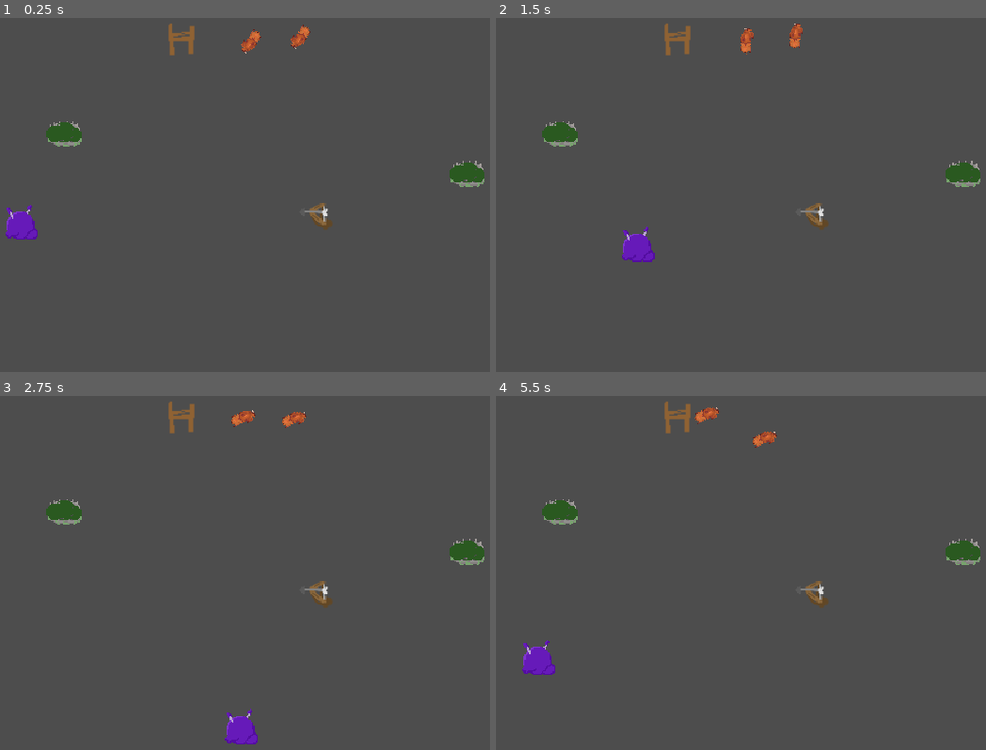
Above: before the commit, frames 1-4 (two rows, left to right).
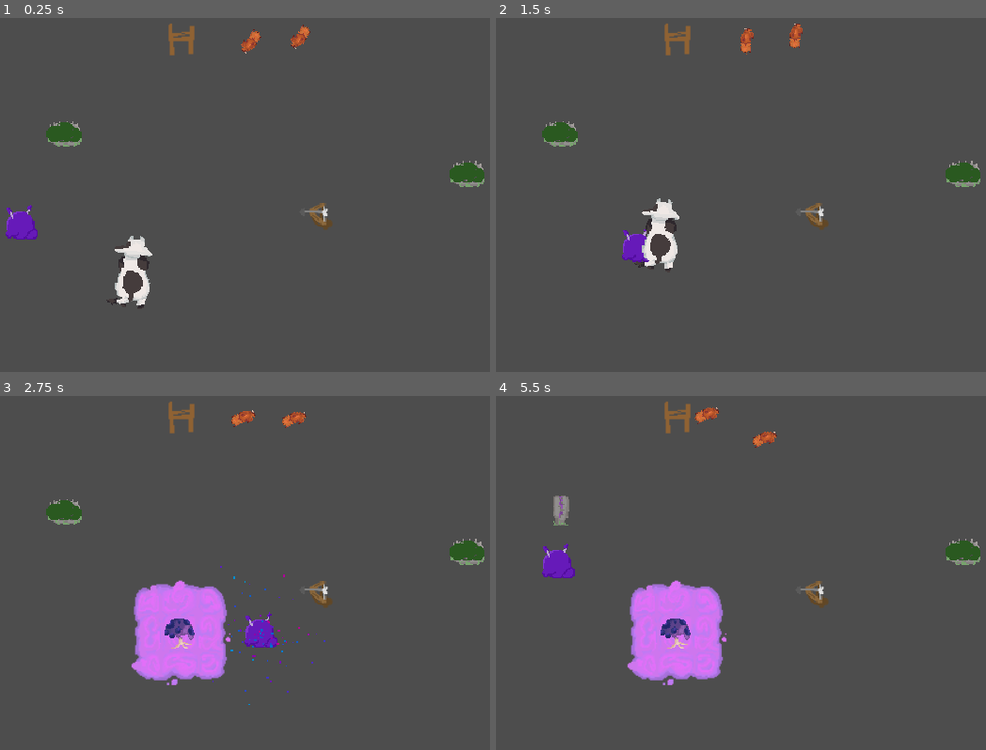
Above: after the commit, the same moments.

Repository: nbucci4325/jamsepticeye
Game: Godot game, scene res://TEST JOSHUA/Scenes/TestingLevel(s)/testing_level.tscn
The game is run twice, just before and just after one commit, with the same random seed, the same clock (stepped at 60 frames per second) and the same inputs. This scene is started directly instead of the project's main scene.
Inputs (mouse positions are in pixels of both pictures, inside the frame that each line leads up to):
- Up to frame 1 (0.25 s): no input
- Up to frame 2 (1.5 s): move the mouse to (951, 152) at 0.52 s; hold Right (RIGHT) 0.53-1.28 s; tap Space (Infect) at 0.6 s; move the mouse to (633, 195) at 1.27 s; hold Down (DOWN) from 1.28 s (still down); tap E (Action) at 1.35 s
- Up to frame 3 (2.75 s): tap Space (Infect) at 1.55, 2.1 s; move the mouse to (362, 459) at 2.02 s; release Down (DOWN) at 2.03 s; hold Right (RIGHT) from 2.03 s (still down)
- Up to frame 4 (5.5 s): move the mouse to (745, 636) at 2.77 s; release Right (RIGHT) at 2.78 s; hold Up (UP) 2.78-3.53 s; tap Space (Infect) at 2.85, 3.8, 4.35, 5.1 s; move the mouse to (outside the picture) at 3.52 s; hold E (Action) 3.53-4.28 s; hold Left (LEFT) 3.53-5.03 s; move the mouse to (559, 488) at 4.27 s; move the mouse to (824, 551) at 5.02 s; hold Down (DOWN) from 5.03 s (still down)

The runs differ from the first frame. In frame 1, 0.8% of the frame differs, in the area x 21-32%, y 61-82%; in frame 2, 0.8%; in frame 3, 5.8%; in frame 4, 6.2%, in the area x 5-48%, y 28-82%.

Commit message:
Added in hit indicator flash on Gurt, started working on some particles but commented out for the time being, since they are finicky

Diff:
--- /dev/null
+++ b/jamsepticeye/TEST JOSHUA/Scenes/Particles/explosion.gd
@@ -0,0 +1,8 @@
+extends GPUParticles2D
+
+func _ready():
+	one_shot = true
+
+func _on_life_timeout() -> void:
+	print("particle death")
+	queue_free()
--- /dev/null
+++ b/jamsepticeye/TEST JOSHUA/Scenes/Particles/explosion.tscn
@@ -0,0 +1,31 @@
+[gd_scene load_steps=3 format=3 uid="uid://bctwlspsqyyib"]
+
+[ext_resource type="Script" path="res://TEST JOSHUA/Scenes/Particles/explosion.gd" id="1_ikk14"]
+
+[sub_resource type="ParticleProcessMaterial" id="ParticleProcessMaterial_kiakr"]
+particle_flag_disable_z = true
+spread = 180.0
+initial_velocity_max = 100.0
+gravity = Vector3(0, 0, 0)
+radial_accel_min = -100.0
+radial_accel_max = 40.86
+scale_max = 2.0
+color = Color(0.4, 0.101961, 0.72549, 1)
+hue_variation_min = -0.1
+hue_variation_max = 0.06
+
+[node name="Explosion" type="GPUParticles2D"]
+amount = 100
+process_material = SubResource("ParticleProcessMaterial_kiakr")
+explosiveness = 1.0
+randomness = 1.0
+local_coords = true
+draw_order = 2
+trail_lifetime = 0.1
+script = ExtResource("1_ikk14")
+
+[node name="Life" type="Timer" parent="."]
+wait_time = 2.0
+one_shot = true
+
+[connection signal="timeout" from="Life" to="." method="_on_life_timeout"]
--- a/jamsepticeye/TEST JOSHUA/Scenes/PlayerStates/player_gurt.tscn
+++ b/jamsepticeye/TEST JOSHUA/Scenes/PlayerStates/player_gurt.tscn
@@ -26,10 +26,12 @@
 texture = ExtResource("2_7sdgw")
 
 [node name="CollisionShape2D" type="CollisionShape2D" parent="."]
+visible = false
 position = Vector2(-1, 0)
 shape = SubResource("CircleShape2D_lqisk")
 
 [node name="Infection_Radius" type="Area2D" parent="."]
+visible = false
 collision_layer = 0
 collision_mask = 32
 
@@ -38,6 +40,7 @@
 shape = SubResource("CircleShape2D_hvqfr")
 
 [node name="InteractionComponets" type="Node2D" parent="."]
+visible = false
 
 [node name="InteractionArea" type="Area2D" parent="InteractionComponets"]
 collision_layer = 0
@@ -59,7 +62,7 @@
 
 [node name="Hurtbox" type="Area2D" parent="."]
 collision_layer = 0
-collision_mask = 32
+collision_mask = 288
 
 [node name="CollisionShape2D" type="CollisionShape2D" parent="Hurtbox"]
 position = Vector2(-1, 0)
--- a/jamsepticeye/TEST JOSHUA/Scenes/TestingLevel(s)/testing_level.tscn
+++ b/jamsepticeye/TEST JOSHUA/Scenes/TestingLevel(s)/testing_level.tscn
@@ -1,8 +1,9 @@
-[gd_scene load_steps=8 format=3 uid="uid://71xtmckebpkh"]
+[gd_scene load_steps=9 format=3 uid="uid://71xtmckebpkh"]
 
 [ext_resource type="PackedScene" uid="uid://drxkgxt5gh0ki" path="res://TEST JOSHUA/Scenes/PlayerStates/player_gurt.tscn" id="1_byode"]
 [ext_resource type="PackedScene" uid="uid://eek7qhledwbe" path="res://TEST JOSHUA/Scenes/Enemies/enemy_fox.tscn" id="2_or7fp"]
 [ext_resource type="PackedScene" uid="uid://cx5hk6kisgt8g" path="res://TEST JOSHUA/Scenes/Objects/void_testing.tscn" id="3_7r2in"]
+[ext_resource type="PackedScene" uid="uid://dancxw65tes5o" path="res://TEST JOSHUA/Scenes/Enemies/enemy_cow.tscn" id="3_pel4y"]
 [ext_resource type="PackedScene" uid="uid://710omy7euuyn" path="res://TEST JOSHUA/Scenes/Objects/trap_hunter.tscn" id="4_dqst2"]
 [ext_resource type="PackedScene" uid="uid://dsdkfshwsdmv1" path="res://TESTASSETSNAV/CheckpointManager.tscn" id="5_6sn27"]
 [ext_resource type="PackedScene" uid="uid://cb5mvjrok4tuk" path="res://TEST JOSHUA/Scenes/Objects/trap_crossbow.tscn" id="5_qqiks"]
@@ -22,6 +23,9 @@
 
 [node name="Enemy_Fox2" parent="Enemies" instance=ExtResource("2_or7fp")]
 position = Vector2(769, 235)
+
+[node name="Enemy_Cow" parent="Enemies" instance=ExtResource("3_pel4y")]
+position = Vector2(648, 443)
 
 [node name="Camera2D" type="Camera2D" parent="."]
 position = Vector2(760, 352)
--- a/jamsepticeye/TEST JOSHUA/Scripts/PlayerStates/player_gurt.gd
+++ b/jamsepticeye/TEST JOSHUA/Scripts/PlayerStates/player_gurt.gd
@@ -1,11 +1,13 @@
 extends CharacterBody2D
 
 @onready var infection_radius: Area2D = $Infection_Radius
+@onready var sprite_2d: Sprite2D = $Sprite2D
 
 @onready var all_interactions = []
 @onready var label: Label = $InteractionComponets/InteractionArea/Label
 @onready var gate = get_tree().get_first_node_in_group("Gate")
 @onready var death = get_tree().get_first_node_in_group("deathzone")
+
 
 const Player_Rat = preload("res://TEST JOSHUA/Scenes/PlayerStates/player_rat.tscn")
 const Player_Frog = preload("res://TEST JOSHUA/Scenes/PlayerStates/player_frog.tscn")
@@ -13,6 +15,7 @@
 const Player_Cow = preload("res://TEST JOSHUA/Scenes/PlayerStates/player_cow.tscn")
 const Player_Horse = preload("res://TEST JOSHUA/Scenes/PlayerStates/player_horse.tscn")
 const Player_Human = preload("res://TEST JOSHUA/Scenes/PlayerStates/player_human.tscn")
+const effect1 = preload("res://TEST JOSHUA/Scenes/Particles/explosion.tscn")
 
 const speed = 120.0
 var can_infect = 0
@@ -52,7 +55,7 @@
 
 	move_and_slide()
 
-	if can_infect > 0 and Input.is_action_just_pressed("Infect"):
+	if can_infect > 0:
 		var nearest_infectable
 		var shortest_distance = 10000
 		for body in infection_radius.get_overlapping_bodies():
@@ -60,16 +63,22 @@
 				if self.position.distance_to(body.position) < shortest_distance:
 					shortest_distance = self.position.distance_to(body.position)
 					nearest_infectable = body
-		switch_character(choose_infectable(nearest_infectable), nearest_infectable.position)
-		nearest_infectable.queue_free()
+		if Input.is_action_just_pressed("Infect"):
+			switch_character(choose_infectable(nearest_infectable), nearest_infectable.position, nearest_infectable)
+			nearest_infectable.queue_free()
 
-func switch_character(new_scene: PackedScene, position):
+func switch_character(new_scene: PackedScene, position, enemy):
+	infecting_state = true
+	await get_tree().create_timer(0.4).timeout
+	var effect = effect1.instantiate()
+	add_child(effect)
+	effect.position = Vector2(0, 0)
 	var infested_player = new_scene.instantiate()
 	infested_player.position = position
 	var parent = get_parent()
 	parent.add_child(infested_player)
-	infecting_state = true
-	self.position = Vector2(0,0)
+	self.position = Vector2(-10000,-10000)
+
 
 func choose_infectable(infectable):
 	if infectable.is_in_group("Rats"):
@@ -125,7 +134,12 @@
 		gate.queue_free()
 		gate_exsists = false
 
-
 func _on_hurtbox_body_entered(body: Node2D) -> void:
 	if body.is_in_group("Humans") or body.is_in_group("Cows"):
 		HealthManager.reduce_health()
+		hurt_effect()
+
+func hurt_effect():
+	sprite_2d.set_modulate(Color(255, 255, 255, 1))
+	await get_tree().create_timer(0.1).timeout
+	sprite_2d.set_modulate(Color(1, 1, 1, 1))
